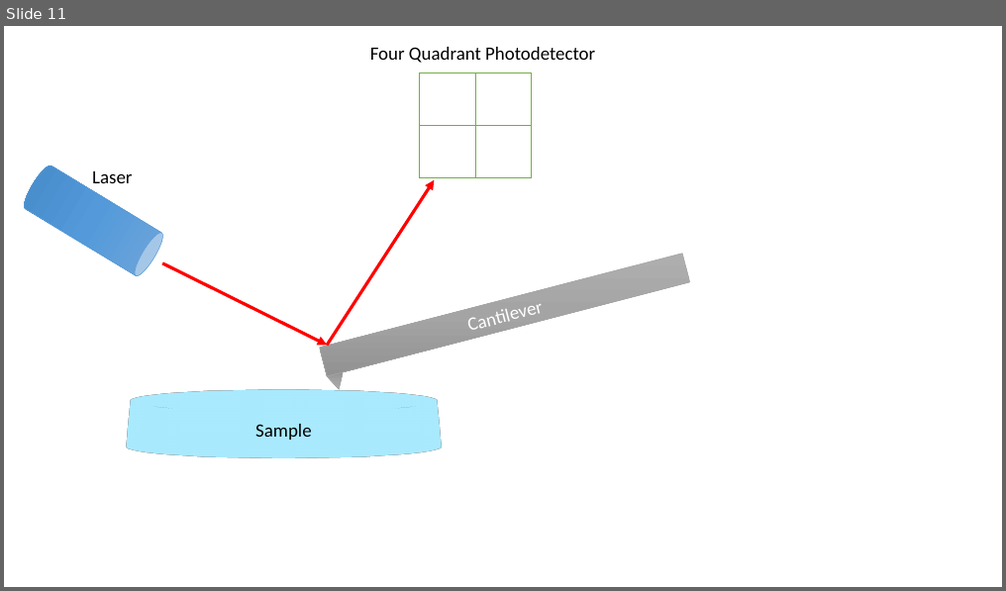
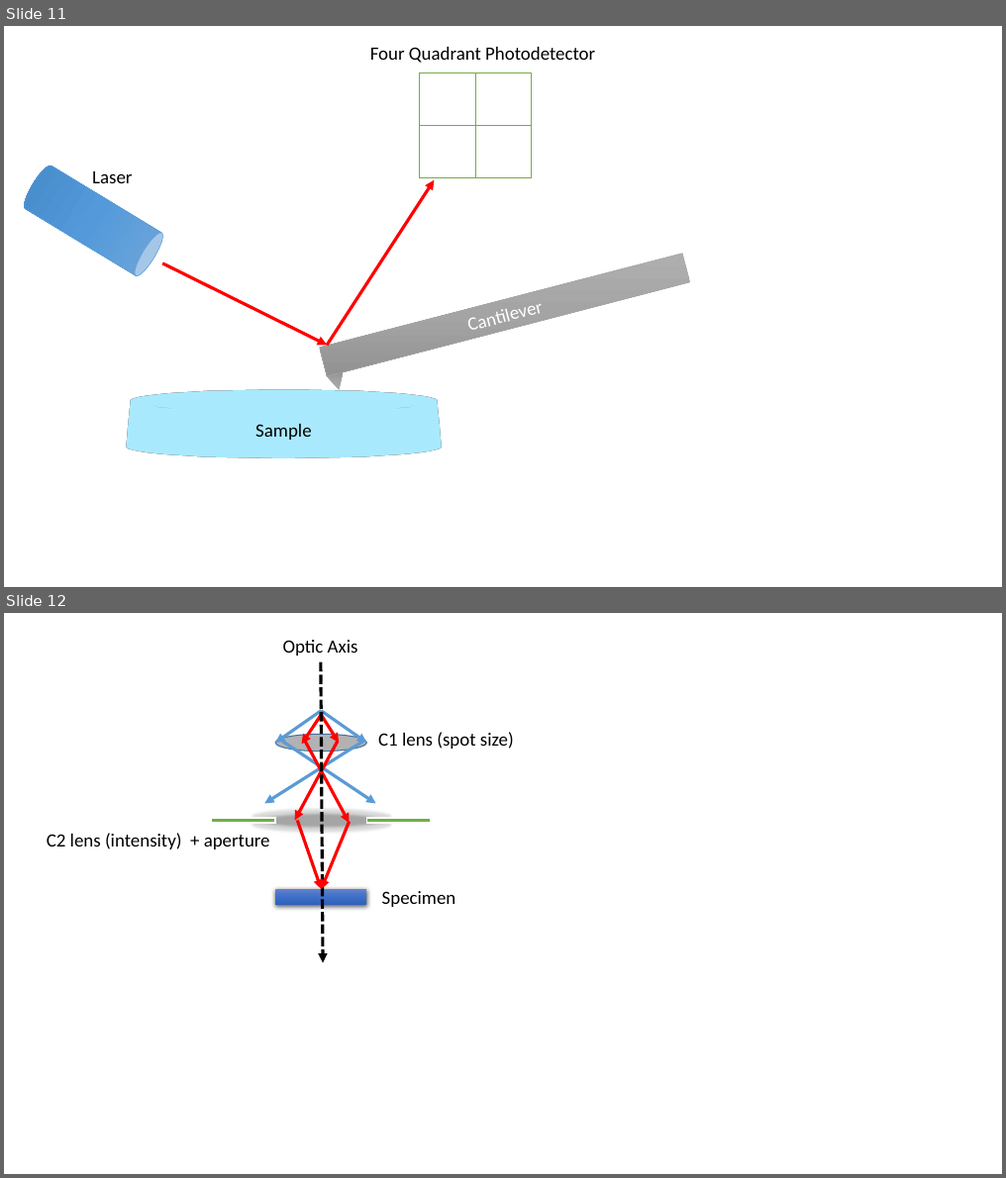
Before and after one commit to cr458/Thesis, a slide deck: Figures1.pptx. Shown one above the other, each under a label of ours: slide 11 before the commit, slides 11 and 12 after it. The pictures are 1006x591 and 1006x1178 pixels, drawn with LibreOffice and Linux fonts; fonts in the diff are those of the drawing. Boxes give left, top, right and bottom in pixels: in the first picture for what was removed or moved away, otherwise in the second. Text is boxed around its words. In the diff, an @@ line names an element or a change of style, - is before the commit and + after.

```diff
--- a/Figures1.pptx
+++ b/Figures1.pptx
@@ slide 12 added at [4, 613, 1002, 1174], background #FFFFFF @@
@@ text added at [283, 640, 358, 656], 18 pt, text #000000 @@
+Optic Axis
@@ arrow added from (321, 663) to (323, 963), #000000 3 pt dashed @@
@@ arrow added from (322, 711) to (275, 743), #5B9BD5 3 pt @@
@@ arrow added from (323, 712) to (302, 744), #FF0000 3 pt @@
@@ arrow added from (322, 711) to (367, 743), #5B9BD5 3 pt @@
@@ arrow added from (322, 715) to (339, 743), #FF0000 3 pt @@
@@ arrow added from (363, 741) to (264, 804), #5B9BD5 3 pt @@
@@ ellipse added at [275, 735, 367, 752], fill #B2B2B2, outline #43739E 1 pt @@
@@ arrow added from (282, 741) to (376, 804), #5B9BD5 3 pt @@
@@ arrow added from (338, 741) to (294, 820), #FF0000 3 pt @@
@@ arrow added from (304, 739) to (350, 823), #FF0000 3 pt @@
@@ text added at [378, 732, 514, 749], 18 pt, text #000000 @@
+C1 lens (spot size)
@@ rectangle added at [211, 817, 275, 823], fill #70AD47, outline #FFFFFF 1.5 pt @@
@@ ellipse added at [252, 812, 389, 829], fill #A6A6A6, outline #43739E 1 pt @@
@@ arrow added from (297, 820) to (322, 889), #FF0000 3 pt @@
@@ rectangle added at [367, 817, 431, 823], fill #70AD47, outline #FFFFFF 1.5 pt @@
@@ text added at [47, 833, 270, 850], 18 pt, text #000000 @@
+C2 lens (intensity) + aperture
@@ arrow added from (350, 822) to (322, 889), #FF0000 3 pt @@
@@ rectangle added at [275, 889, 367, 906], fill gradient #6183CB to #3E70CA to #3062BB @@
@@ text added at [382, 891, 456, 907], 18 pt, text #000000 @@
+Specimen
```
Also in this commit, not shown: 2 other slides added, 1 slide removed, 24 other files.
